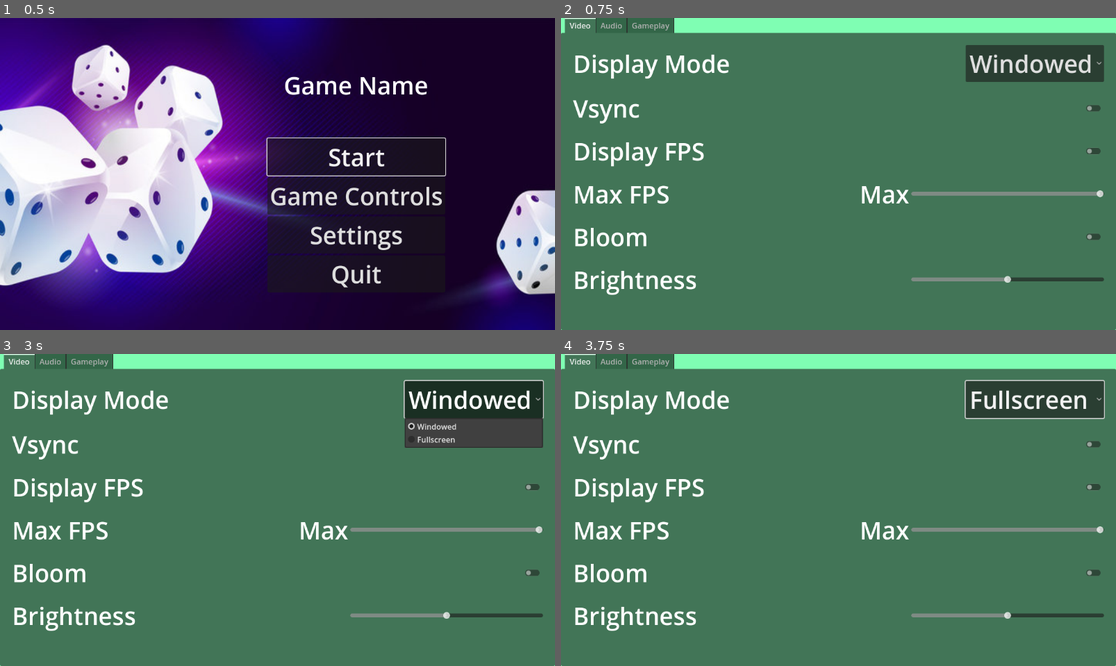
Above: before the commit, frames 1-4 (two rows, left to right).
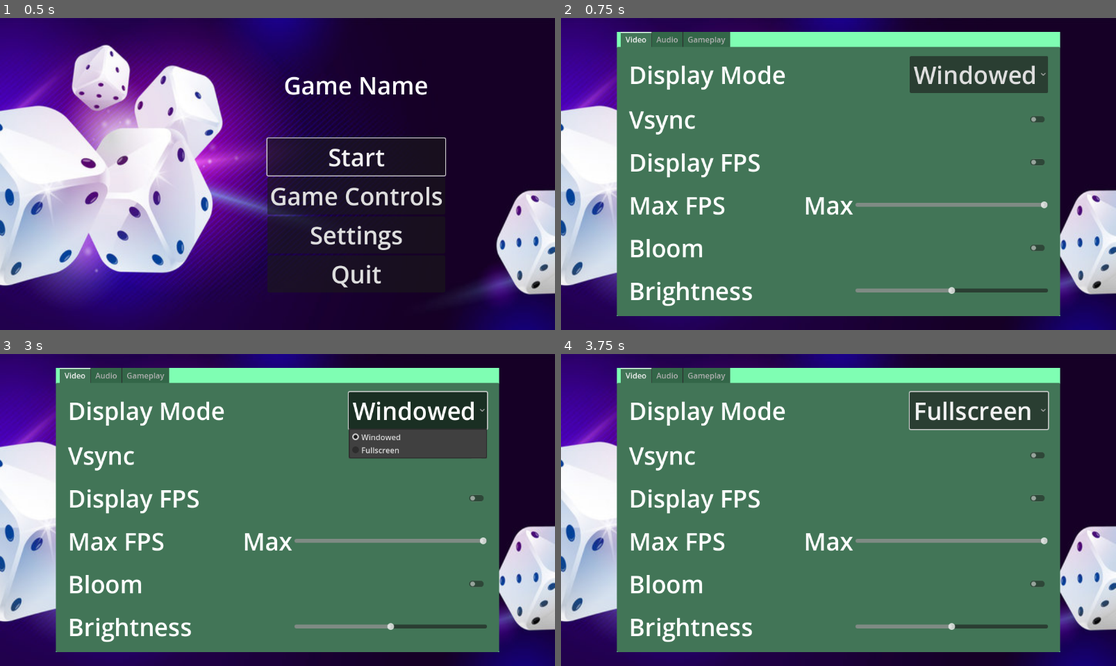
Above: after the commit, the same moments.

Repository: SadBonana/INTD450-Dice_Game
Game: Godot game, scene res://UI/Menus/start_menu.tscn
Two runs of this game, one before a commit and one after it. Both use one fixed random seed, a clock stepped at 60 frames per second and the inputs below.
Inputs (mouse positions are in pixels of both pictures, inside the frame that each line leads up to; where the layout moved, square brackets give the same spot in the first picture):
- Up to frame 1 (0.5 s): no input
- Up to frame 2 (0.75 s): click "Settings" at 0.5 s
- Up to frame 3 (3 s): click "Start" at 1.25 s; click "Start" at 2 s; click "Windowed" at 2.75 s
- Up to frame 4 (3.75 s): click (1038, 453) [1093, 444] at 3.5 s

Frame 1 is identical in both runs. In frame 2, 40% of the frame differs, in the area x 0-100%, y 0-100%; in frame 3, 41%; in frame 4, 40%.
Error in both runs: Attempt to call function 'get_var' in base 'null instance' on a null instance. (res://UI/Menus/save_settings.gd:59)

Commit message:
pause menu code

Diff:
--- a/UI/Menus/pause_menu.gd
+++ b/UI/Menus/pause_menu.gd
@@ -1,6 +1,9 @@
 extends Control
 
-@onready var main = $"../../"
+@onready var settings_menu = $settings_menu
+
+var _is_paused:bool = false:
+	set = set_paused
 
 
 # Called when the node enters the scene tree for the first time.
@@ -12,12 +15,21 @@
 func _process(delta):
 	pass
 
+func _unhandled_input(event: InputEvent) -> void:
+	if event.is_action_pressed("pause"):
+		_is_paused = !_is_paused
+
+func set_paused(value:bool) -> void:
+	_is_paused = value
+	get_tree().paused = _is_paused
+	visible = _is_paused
+
 '''func _input(event):
 	if (Input.is_action_just_pressed()):
 		get_tree().change_scene_to_file("res://UI/Menus/pause_menu.tscn")'''
 
 func _on_resume_button_pressed():
-	main.pause_menu_func()
+	_is_paused = false
 
 
 func _on_controls_button_pressed():
@@ -28,7 +40,8 @@
 	#var options = load("res://UI/settings_menu.tscn").instance()
 	#get_tree().current_scene.add_child(options)
 
-	get_tree().change_scene_to_file("res://UI/Menus/settings_menu.tscn")
+	#get_tree().change_scene_to_file("res://UI/Menus/settings_menu.tscn")
+	settings_menu.popup_centered()
 
 
 func _on_quit_button_pressed():
--- a/UI/Menus/pause_menu.tscn
+++ b/UI/Menus/pause_menu.tscn
@@ -1,8 +1,11 @@
-[gd_scene load_steps=2 format=3 uid="uid://cwroqm35wwu7n"]
+[gd_scene load_steps=3 format=3 uid="uid://cwroqm35wwu7n"]
 
 [ext_resource type="Script" path="res://UI/Menus/pause_menu.gd" id="1_jr8ao"]
+[ext_resource type="PackedScene" uid="uid://b0rmrjb71troy" path="res://UI/Menus/settings_menu.tscn" id="2_85j6y"]
 
 [node name="pause_menu" type="Control"]
+process_mode = 3
+visible = false
 layout_mode = 3
 anchors_preset = 15
 anchor_right = 1.0
@@ -11,25 +14,14 @@
 grow_vertical = 2
 script = ExtResource("1_jr8ao")
 
-[node name="HBoxContainer" type="HBoxContainer" parent="."]
+[node name="ColorRect" type="ColorRect" parent="."]
 layout_mode = 1
-anchors_preset = -1
-anchor_left = 0.5
-anchor_top = 0.5
-anchor_right = 0.5
-anchor_bottom = 0.5
-offset_left = -148.5
-offset_top = -220.5
-offset_right = 148.5
-offset_bottom = -151.5
+anchors_preset = 15
+anchor_right = 1.0
+anchor_bottom = 1.0
 grow_horizontal = 2
 grow_vertical = 2
-
-[node name="Label" type="Label" parent="HBoxContainer"]
-layout_mode = 2
-size_flags_horizontal = 3
-theme_override_font_sizes/font_size = 50
-text = "Pause Menu"
+color = Color(0.309804, 1, 1, 1)
 
 [node name="VBoxContainer" type="VBoxContainer" parent="."]
 layout_mode = 1
@@ -38,12 +30,21 @@
 anchor_top = 0.5
 anchor_right = 0.5
 anchor_bottom = 0.5
-offset_left = -113.0
-offset_top = -75.0
-offset_right = 113.0
-offset_bottom = 164.0
+offset_left = -184.5
+offset_top = -196.5
+offset_right = 184.5
+offset_bottom = 196.5
 grow_horizontal = 2
 grow_vertical = 2
+
+[node name="Label" type="Label" parent="VBoxContainer"]
+layout_mode = 2
+size_flags_horizontal = 3
+theme_override_colors/font_color = Color(0.964706, 0, 0, 1)
+theme_override_font_sizes/font_size = 50
+text = "Pause
+"
+horizontal_alignment = 1
 
 [node name="resume_button" type="Button" parent="VBoxContainer"]
 layout_mode = 2
@@ -73,6 +74,8 @@
 theme_override_font_sizes/font_size = 50
 text = "Quit"
 
+[node name="settings_menu" parent="." instance=ExtResource("2_85j6y")]
+
 [connection signal="pressed" from="VBoxContainer/resume_button" to="." method="_on_resume_button_pressed"]
 [connection signal="pressed" from="VBoxContainer/controls_button" to="." method="_on_controls_button_pressed"]
 [connection signal="pressed" from="VBoxContainer/settings_button" to="." method="_on_settings_button_pressed"]
--- a/UI/Menus/settings_menu.tscn
+++ b/UI/Menus/settings_menu.tscn
@@ -3,8 +3,7 @@
 [ext_resource type="Script" path="res://UI/Menus/settings_menu.gd" id="1_nfjqp"]
 
 [node name="settings_menu" type="Popup"]
-size = Vector2i(1152, 648)
-visible = true
+size = Vector2i(920, 590)
 min_size = Vector2i(920, 590)
 script = ExtResource("1_nfjqp")
 
@@ -22,6 +21,7 @@
 anchor_bottom = 1.0
 grow_horizontal = 2
 grow_vertical = 2
+size_flags_horizontal = 6
 
 [node name="Video" type="TabBar" parent="settings_tabs"]
 layout_mode = 2
--- a/UI/Menus/start_menu.gd
+++ b/UI/Menus/start_menu.gd
@@ -24,7 +24,6 @@
 	#get_tree().current_scene.add_child(options)
 
 	#get_tree().change_scene_to_file("res://UI/Menus/settings_menu.tscn")
-
 	settings_menu.popup_centered()
 
 func _on_quit_button_pressed():
--- a/UI/Menus/start_menu.tscn
+++ b/UI/Menus/start_menu.tscn
@@ -87,7 +87,6 @@
 layout_mode = 0
 
 [node name="settings_menu" parent="." instance=ExtResource("4_e0l3o")]
-visible = false
 
 [connection signal="pressed" from="VBoxContainer/start_button" to="." method="_on_start_button_pressed"]
 [connection signal="pressed" from="VBoxContainer/controls_button" to="." method="_on_controls_button_pressed"]
--- a/scenes/main.tscn
+++ b/scenes/main.tscn
@@ -1,13 +1,6 @@
-[gd_scene load_steps=3 format=3 uid="uid://d3wl544bb2ul2"]
+[gd_scene load_steps=2 format=3 uid="uid://d3wl544bb2ul2"]
 
 [ext_resource type="Script" path="res://src/main.gd" id="1_6hq1i"]
-[ext_resource type="PackedScene" uid="uid://cwroqm35wwu7n" path="res://UI/Menus/pause_menu.tscn" id="2_odgqq"]
 
 [node name="Main" type="Node2D"]
 script = ExtResource("1_6hq1i")
-
-[node name="pause_menu" parent="." instance=ExtResource("2_odgqq")]
-offset_left = 570.0
-offset_top = 328.0
-offset_right = 570.0
-offset_bottom = 328.0
--- a/src/main.gd
+++ b/src/main.gd
@@ -1,7 +1,7 @@
 extends Node2D
 
-@onready var pause_menu = $pause_menu
-var paused = false
+#@onready var pause_menu = $pause_menu
+#var paused = false
 
 # Called when the node enters the scene tree for the first time.
 func _ready():
@@ -9,14 +9,15 @@
 
 # Called every frame. 'delta' is the elapsed time since the previous frame.
 func _process(delta):
-	if Input.is_action_just_pressed("pause"):
-		pause_menu_func()
+	'''if Input.is_action_just_pressed("pause"):
+		pause_menu_func()'''
+	pass
 
 '''func _input(event):
 	if Input.is_action_just_pressed("pause"):
 		pause_menu_func()'''
 
-func pause_menu_func():
+'''func pause_menu_func():
 	if paused:
 		pause_menu.hide()
 		Engine.time_scale = 1
@@ -24,4 +25,4 @@
 		pause_menu.show()
 		Engine.time_scale = 0
 
-	paused = !paused
+	paused = !paused'''
